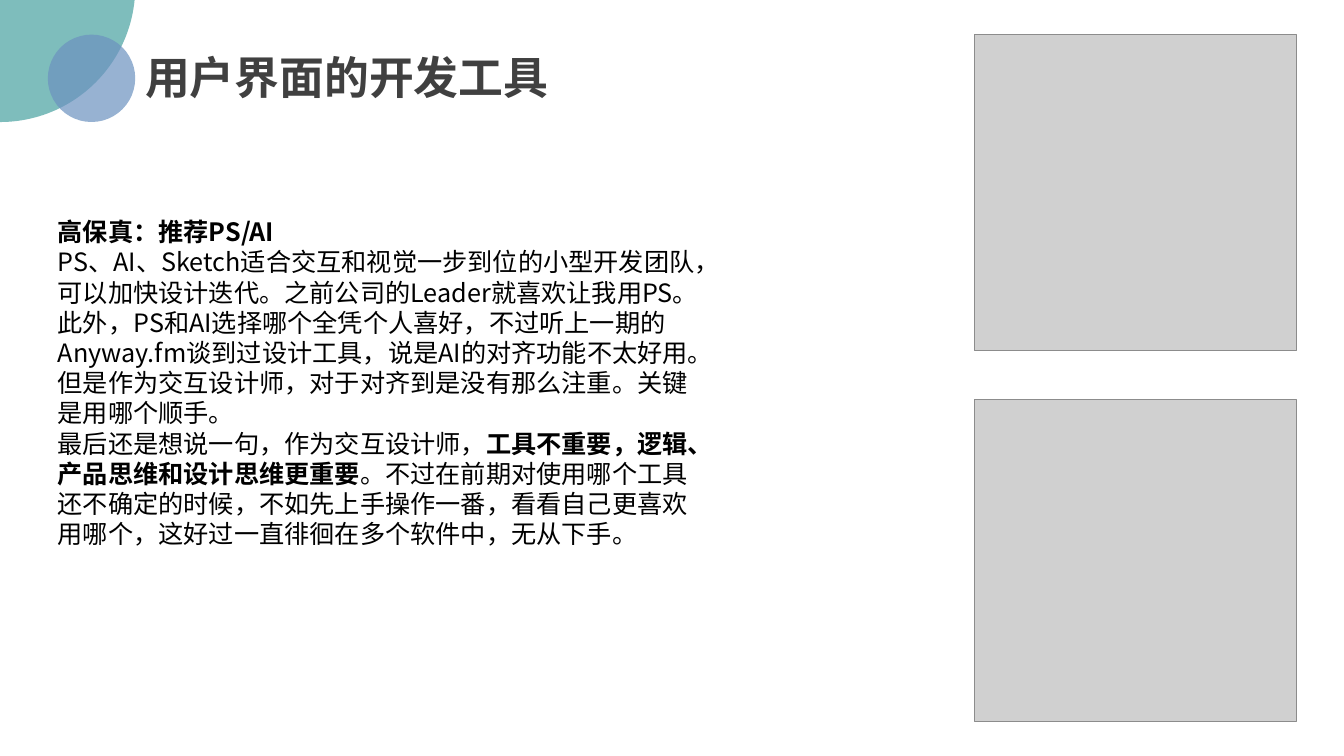
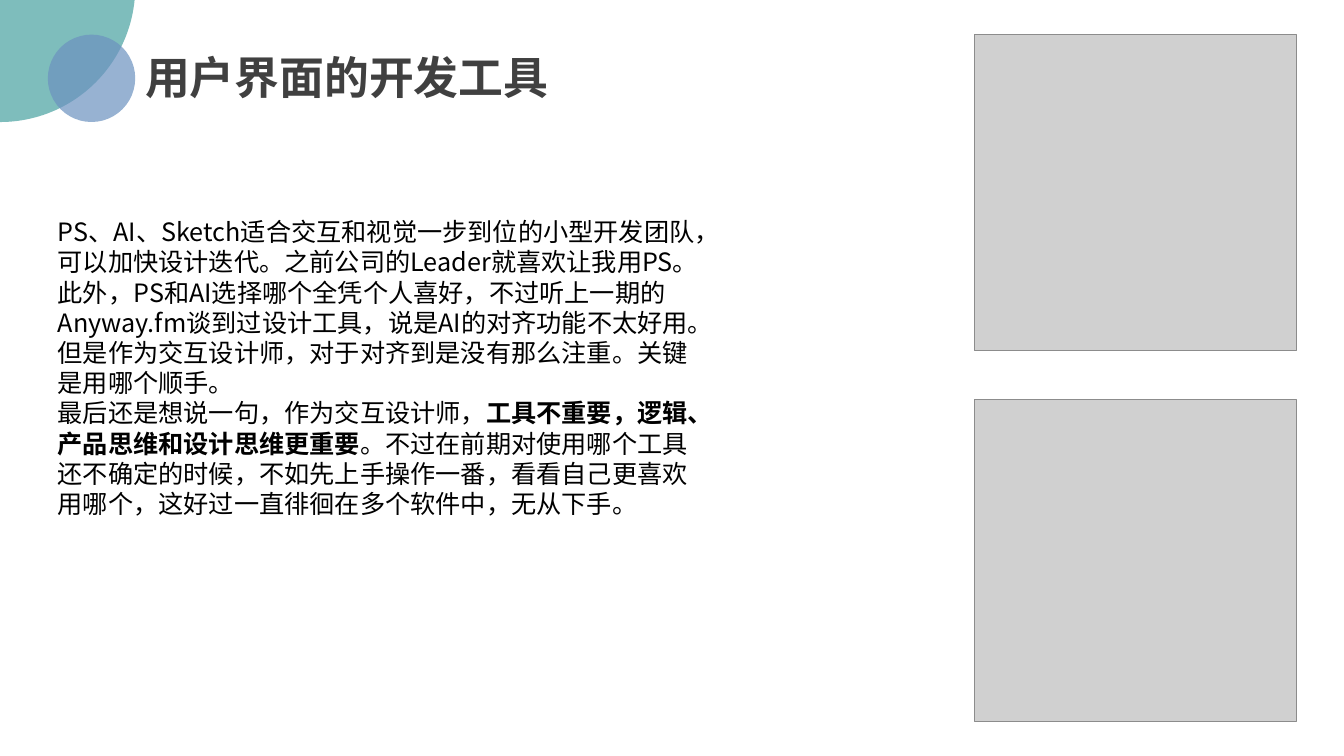
Before and after one commit to PRD2018/PRD2018-G15, a slide deck: slide 25 of 受控文档/02-其他任务/[PRD-15]UML基础二.pptx (slide 32 before the commit). Drawn at 1344x756 pixels with LibreOffice and Linux fonts; fonts in the diff are those of the drawing; grey boxes stand for pictures; background and template pictures are left out. Boxes give left, top, right and bottom in pixels: in the first picture for what was removed or moved away, otherwise in the second. Text is boxed around its words. In the diff, an @@ line names an element or a change of style, - is before the commit and + after.

```diff
--- a/受控文档/02-其他任务/[PRD-15]UML基础二.pptx
+++ b/受控文档/02-其他任务/[PRD-15]UML基础二.pptx
@@ text at (x1=58, y1=219, x2=720, y2=516): text changed @@
-高保真：推荐PS/AI
-PS、AI、Sketch适合交互和视觉一步到位的小型开发团队，可以加快设计迭代。之前公司的Leader就喜欢让我用PS。
-此外，PS和AI选择哪个全凭个人喜好，不过听上一期的Anyway.fm谈到过设计工具，说是AI的对齐功能不太好用。但是作为交互设计师，对于对齐到是没有那么注重。关键是用哪个顺手。
-最后还是想说一句，作为交互设计师，工具不重要，逻辑、产品思维和设计思维更重要。不过在前期对使用哪个工具还不确定的时候，不如先上手操作一番，看看自己更喜欢用哪个，这好过一直徘徊在多个软件中，无从下手。
+PS、AI、Sketch适合交互和视觉一步到位的小型开发团队，可以加快设计迭代。之前公司的Leader就喜欢让我用PS。
+此外，PS和AI选择哪个全凭个人喜好，不过听上一期的Anyway.fm谈到过设计工具，说是AI的对齐功能不太好用。但是作为交互设计师，对于对齐到是没有那么注重。关键是用哪个顺手。
+最后还是想说一句，作为交互设计师，工具不重要，逻辑、产品思维和设计思维更重要。不过在前期对使用哪个工具还不确定的时候，不如先上手操作一番，看看自己更喜欢用哪个，这好过一直徘徊在多个软件中，无从下手。
```
Also in this commit, not shown: 4 other slides changed, 3 slides removed.
